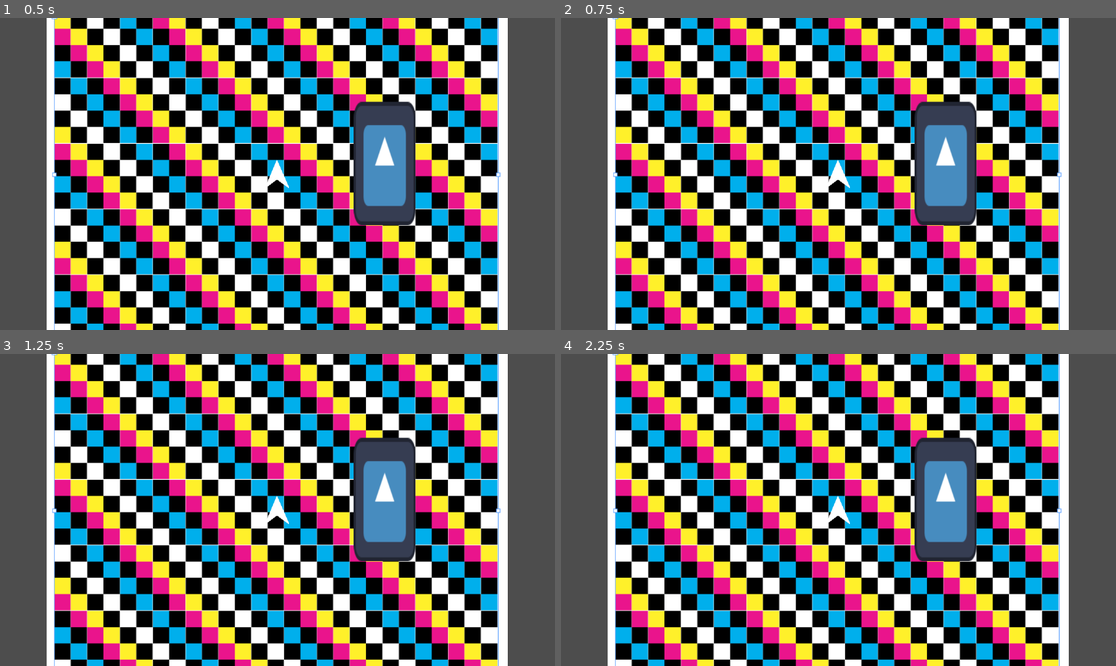
Above: before the commit, frames 1-4 (two rows, left to right).
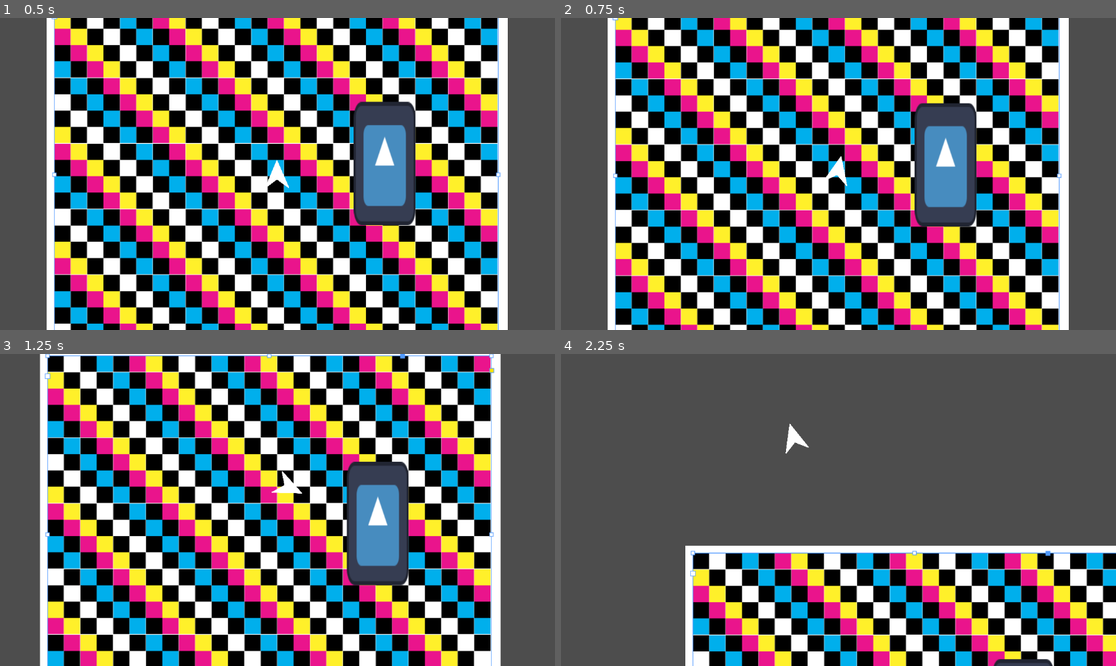
Above: after the commit, the same moments.

Repository: ParadoxArcher/Angle_Advantage
Game: Godot game, scene res://Scenes/GameScene.tscn
Same seed, same stepped clock (60 frames per second), same inputs: the game is played once before the commit and once after it. The engine's default icon, where the game draws it, is replaced by a stand-in: a white triangle on a blue panel in a dark square.
Inputs:
- Up to frame 1 (0.5 s): no input
- Up to frame 2 (0.75 s): tap Enter at 0.5 s; hold D (RotateRight) from 0.53 s (still down); hold W (Boost) from 0.53 s (still down)
- Up to frame 3 (1.25 s): keep holding D (RotateRight); keep holding W (Boost)
- Up to frame 4 (2.25 s): release D (RotateRight) at 1.28 s; release W (Boost) at 1.28 s; hold S (Back) 1.28-2.03 s; tap Space (Dodge) at 1.35 s; hold D (RotateRight) from 2.03 s (still down); hold W (Boost) from 2.03 s (still down)

Frame 1 is identical in both runs. In frame 2, 9.1% of the frame differs, in the area x 9-91%, y 0-99%; in frame 3, 73%; in frame 4, 81%, in the area x 8-100%, y 0-100%.
Error before the commit: Parse Error: Expected indented block after "else" block. (res://Scripts/PlayerScript.gd:43)

Commit message:
vault backup: 2025-01-17 08:28:41

Diff:
--- a/zProject Files/Godot/Scenes/Player.tscn
+++ b/zProject Files/Godot/Scenes/Player.tscn
@@ -40,3 +40,8 @@
 [node name="Node" type="Node" parent="."]
 
 [node name="Timer" type="Timer" parent="Node"]
+process_callback = 0
+wait_time = 0.5
+one_shot = true
+
+[connection signal="timeout" from="Node/Timer" to="." method="_on_timer_timeout"]
--- a/zProject Files/Godot/Scripts/PlayerScript.gd
+++ b/zProject Files/Godot/Scripts/PlayerScript.gd
@@ -1,6 +1,8 @@
 extends CharacterBody2D
 
 #region Basic Movement Variables
+var MoveInput = Vector2(0, 0)
+
 ## Brake Variables
 @export var BrakeDecelMult = [5, 3] # {0: SpeedDecelMult, 1: RotaDecelMult}
 
@@ -22,8 +24,8 @@
 
 ##Crash Variables
 @export var CollisionRebound = .3
+@export var CrashTime = 5
 var DisableMovement = false
-@export var CrashDisableTimer = Timer
 #endregion
 
 #region Advanced Movement Variables
@@ -34,13 +36,16 @@
 
 #endregion
 
-
+func crash():
+	DisableMovement = true
+	await get_tree().create_timer(CrashTime).timeout
+	DisableMovement = false
 
 func _physics_process(_delta):
-	var MoveInput
 	if not DisableMovement:
 		MoveInput = Vector2(Input.get_action_strength("RotateRight") - Input.get_action_strength("RotateLeft"), Input.get_action_strength("Boost") - Input.get_action_strength("Back"))
 	else:
+		MoveInput = Vector2(0, 0)
 
 
 	#region Basic Movement
@@ -95,8 +100,7 @@
 	var Collision = move_and_collide(velocity * _delta, false, .7, false)
 	if Collision:
 		velocity = velocity.bounce(Collision.get_normal()) * CollisionRebound
-		DisableMovement = true
-
+		crash()
 	#endregion\
 
 #region Markers Variables
@@ -150,3 +154,7 @@
 
 	# take damage
 	pass
+
+
+func _on_timer_timeout():
+	pass # Replace with function body.
Not shown, changed: .obsidian/workspace.json
